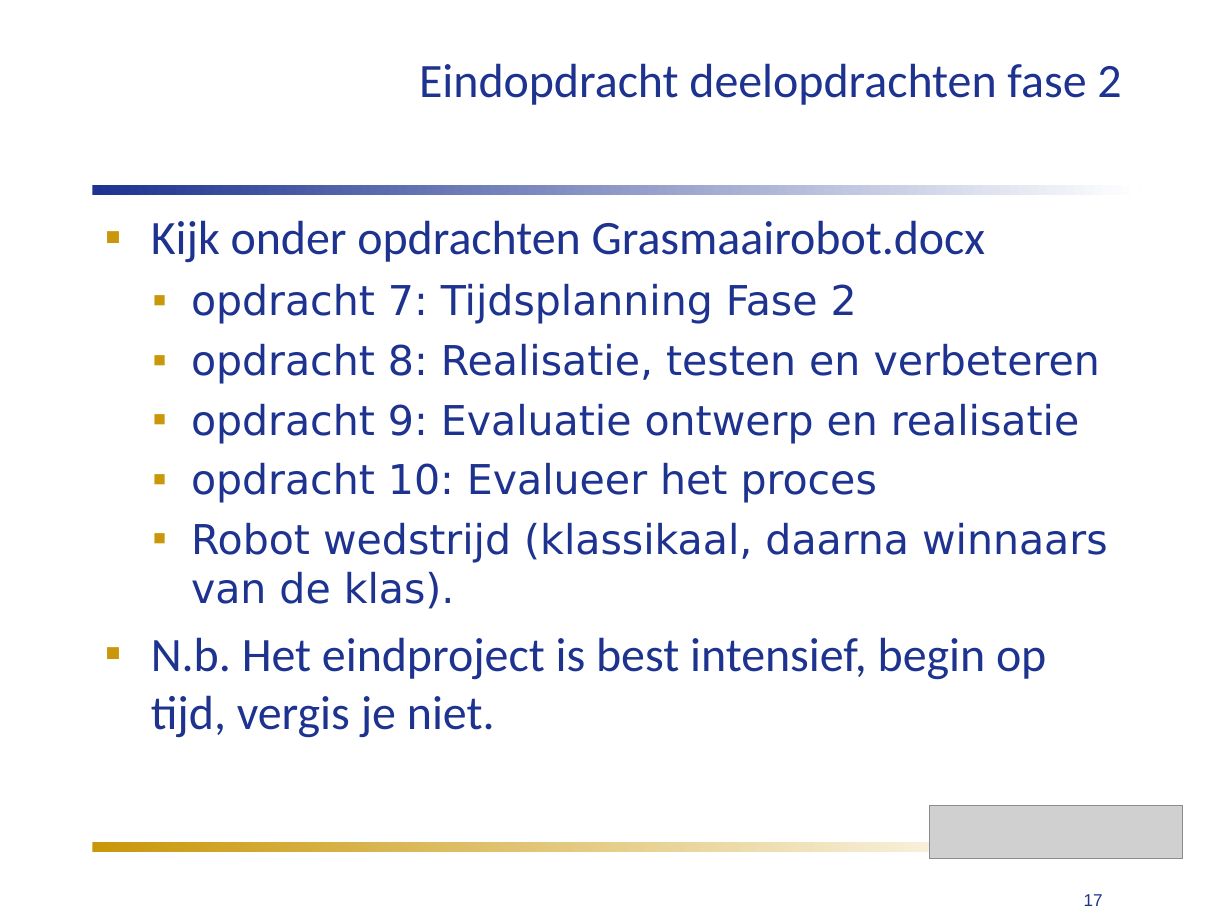
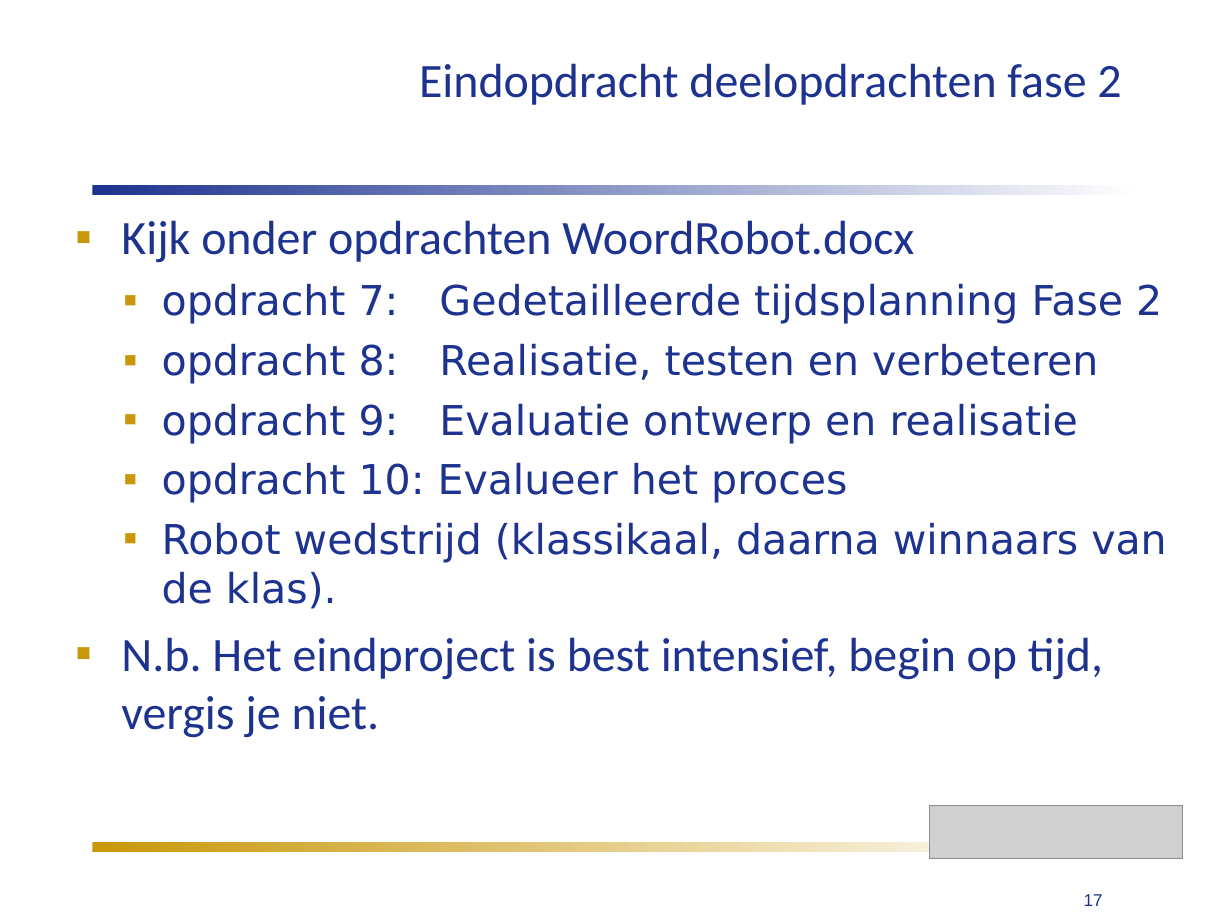
Before and after one commit to humiq/Greendevelopment, a slide deck: slide 17 of trunk/documents/Colleges/ISIROB College 4.ppt. Drawn at 1232x924 pixels with LibreOffice and Linux fonts; fonts in the diff are those of the drawing; grey boxes stand for pictures. Boxes give left, top, right and bottom in pixels: in the first picture for what was removed or moved away, otherwise in the second. Text is boxed around its words. In the diff, an @@ line names an element or a change of style, - is before the commit and + after.

```diff
--- a/trunk/documents/Colleges/ISIROB College 4.ppt
+++ b/trunk/documents/Colleges/ISIROB College 4.ppt
@@ text "Kijk onder opdrachten WoordRobot.docx": place and size @@
-text "Kijk onder opdrachten WoordRobot.docx" at (151,220,1108,738)
+text "Kijk onder opdrachten WoordRobot.docx" at (121,220,1166,738)
@@ text at (121,220,1162,324): text changed; size 28 to 24 pt; font Calibri to DejaVu Sans @@
-▪ Kijk onder opdrachten Grasmaairobot.docx
-  ▪ opdracht 7: Tijdsplanning Fase 2
+▪ Kijk onder opdrachten WoordRobot.docx
+  ▪ opdracht 7: Gedetailleerde tijdsplanning Fase 2
```
Also in this commit, not shown: 3 other slides changed, 2 other files.
